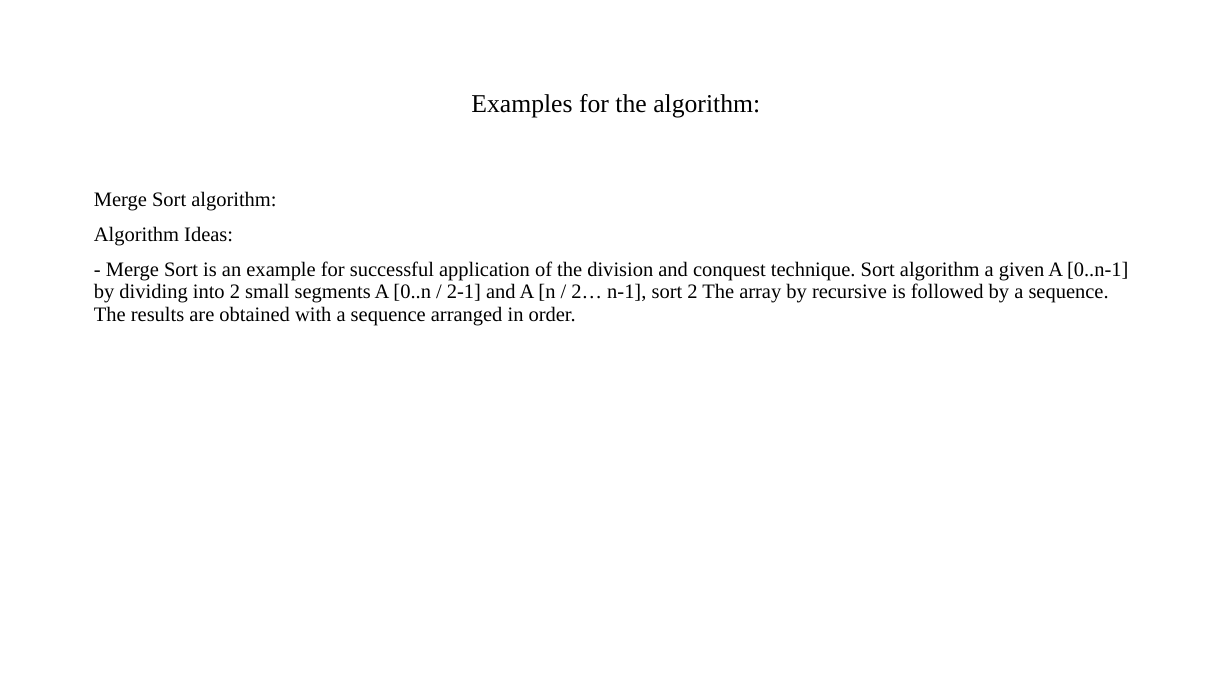
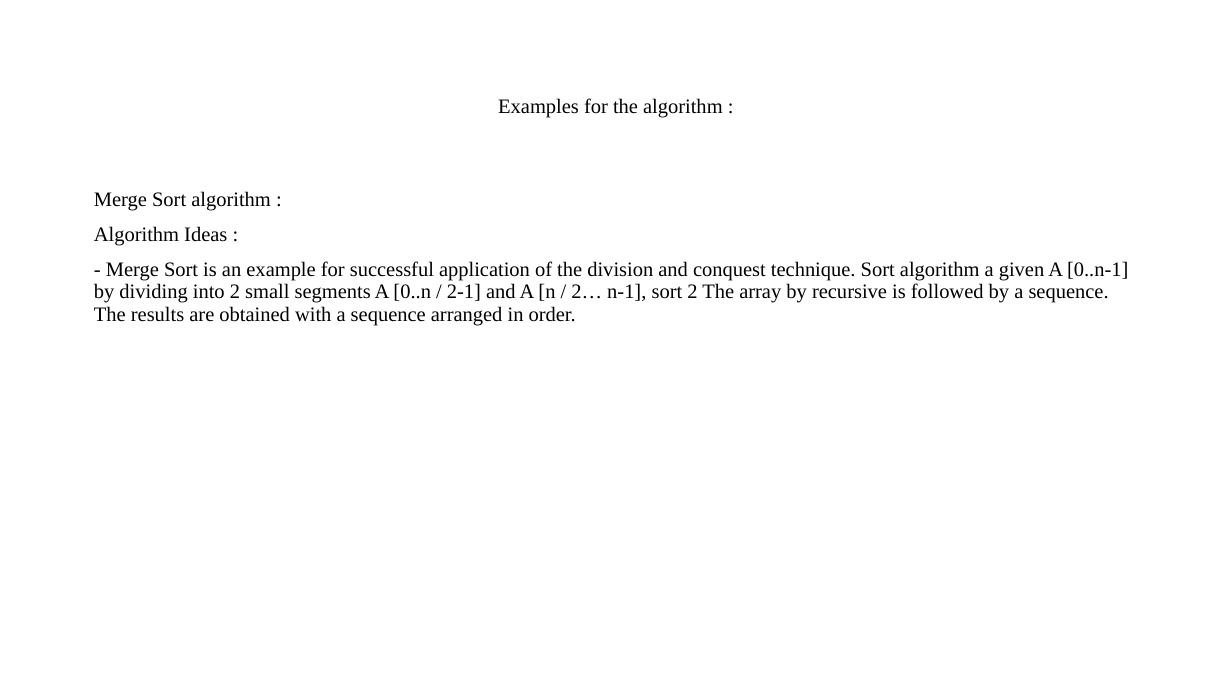
Before and after one commit to nqcccccc/designAndAlgorithm, a slide deck: slide 11 of bestone/BLANC.pptx. Drawn at 1232x693 pixels with LibreOffice and Linux fonts; fonts in the diff are those of the drawing. Boxes give left, top, right and bottom in pixels: in the first picture for what was removed or moved away, otherwise in the second. Text is boxed around its words. In the diff, an @@ line names an element or a change of style, - is before the commit and + after.

```diff
--- a/bestone/BLANC.pptx
+++ b/bestone/BLANC.pptx
@@ title at (498,98,723,118): text changed; size 20 to 16 pt @@
-Examples for the algorithm:
+Examples for the algorithm :
@@ text at (94,191,271,246): spaces changed @@
-Merge Sort algorithm:
-Algorithm Ideas:
+Merge Sort algorithm :
+Algorithm Ideas :
```
Also in this commit, not shown: 33 other slides changed.
